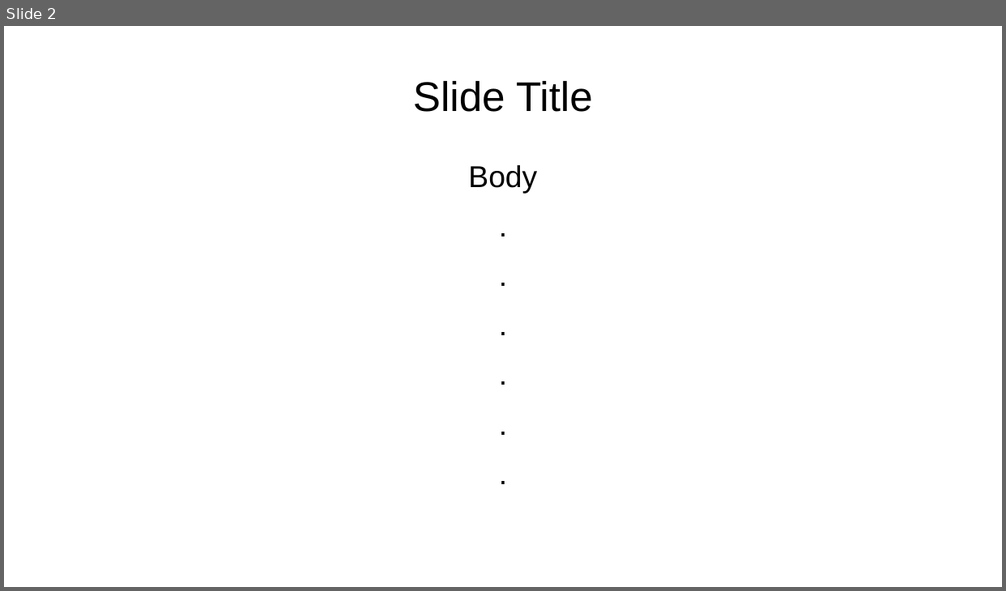
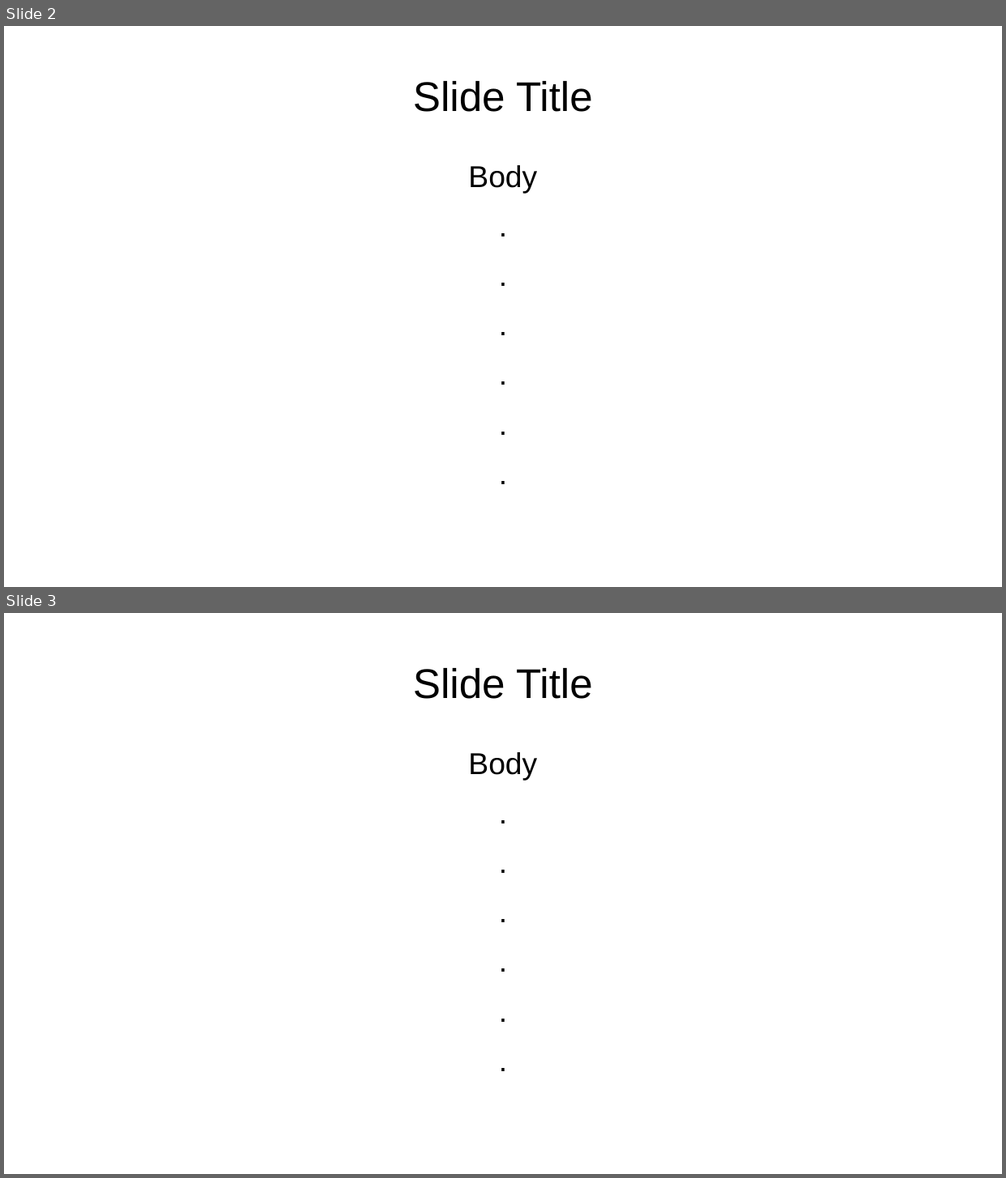
Before and after one commit to Kaisa-Marysia/Fireshonks23, a slide deck: Presentation/F23-Template-MS_Office.pptx. Shown one above the other, each under a label of ours: slide 2 before the commit, slides 2 and 3 after it. The pictures are 1006x591 and 1006x1178 pixels, drawn with LibreOffice and Linux fonts; fonts in the diff are those of the drawing; background and template pictures are left out. Boxes give left, top, right and bottom in pixels: in the first picture for what was removed or moved away, otherwise in the second. Text is boxed around its words. In the diff, an @@ line names an element or a change of style, - is before the commit and + after.

```diff
--- a/Presentation/F23-Template-MS_Office.pptx
+++ b/Presentation/F23-Template-MS_Office.pptx
@@ slide 3 added at box(4, 613, 1002, 1174), background picture (left out) @@
@@ title added at box(413, 668, 593, 699), 33 pt, text #000000 @@
+Slide Title
@@ text added at box(468, 752, 537, 781), 24 pt, text #000000 @@
+Body
+.
+.
+.
+.
+.
+.
```
Also in this commit, not shown: 1 other file.
